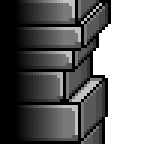
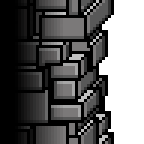
Layered file, before and after one edit (144 x 144). Changes by layer:
added layer "Eingefügte Ebene" above "Ebene #17" over <box>18,0,63,144</box>
added layer "Ebene #17" above "floor" over <box>18,0,114,144</box>
moved "Ebene #6" into group "wall" over <box>18,0,63,144</box>
moved "Ebene" into group "wall", painted on it over <box>18,0,111,144</box>
